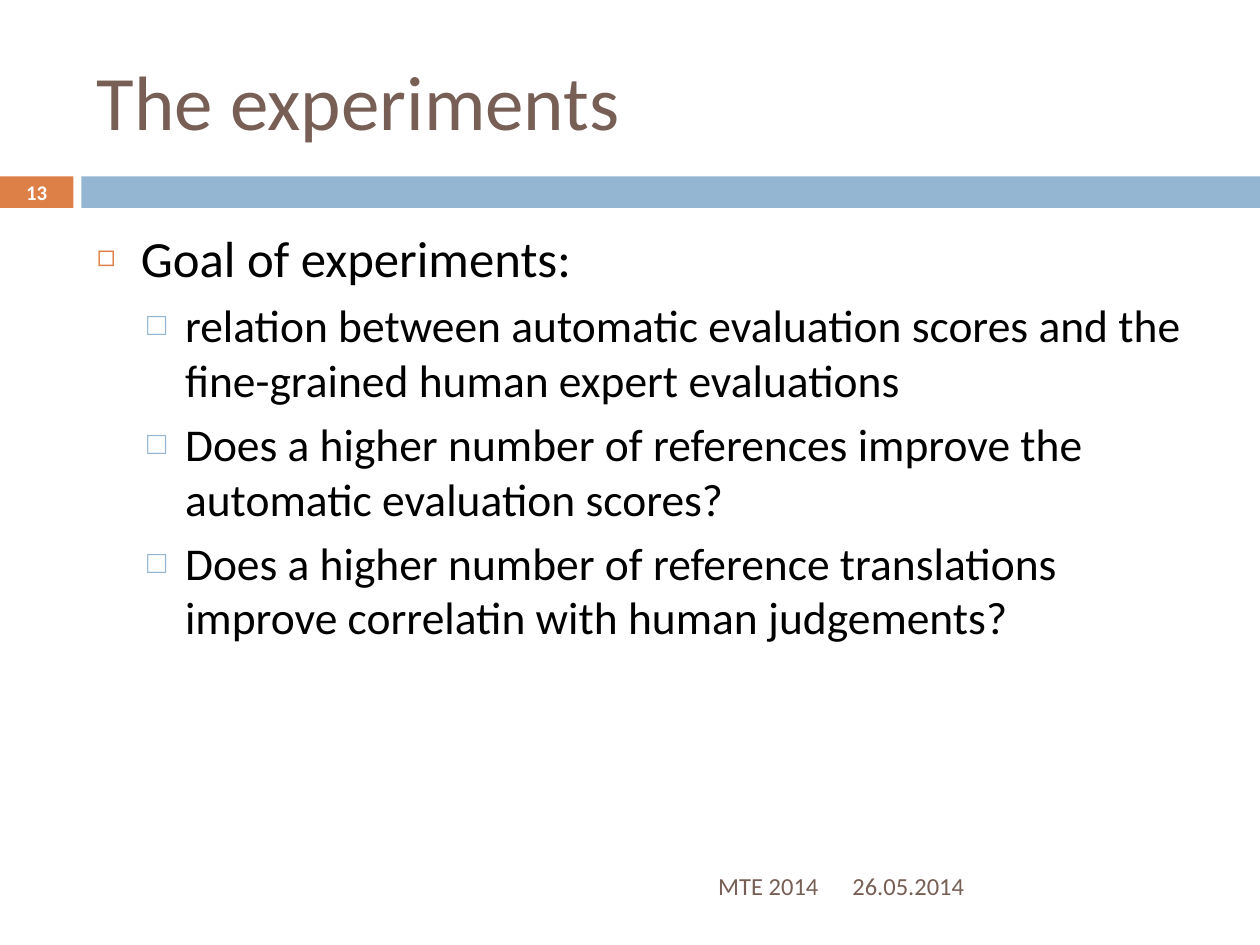
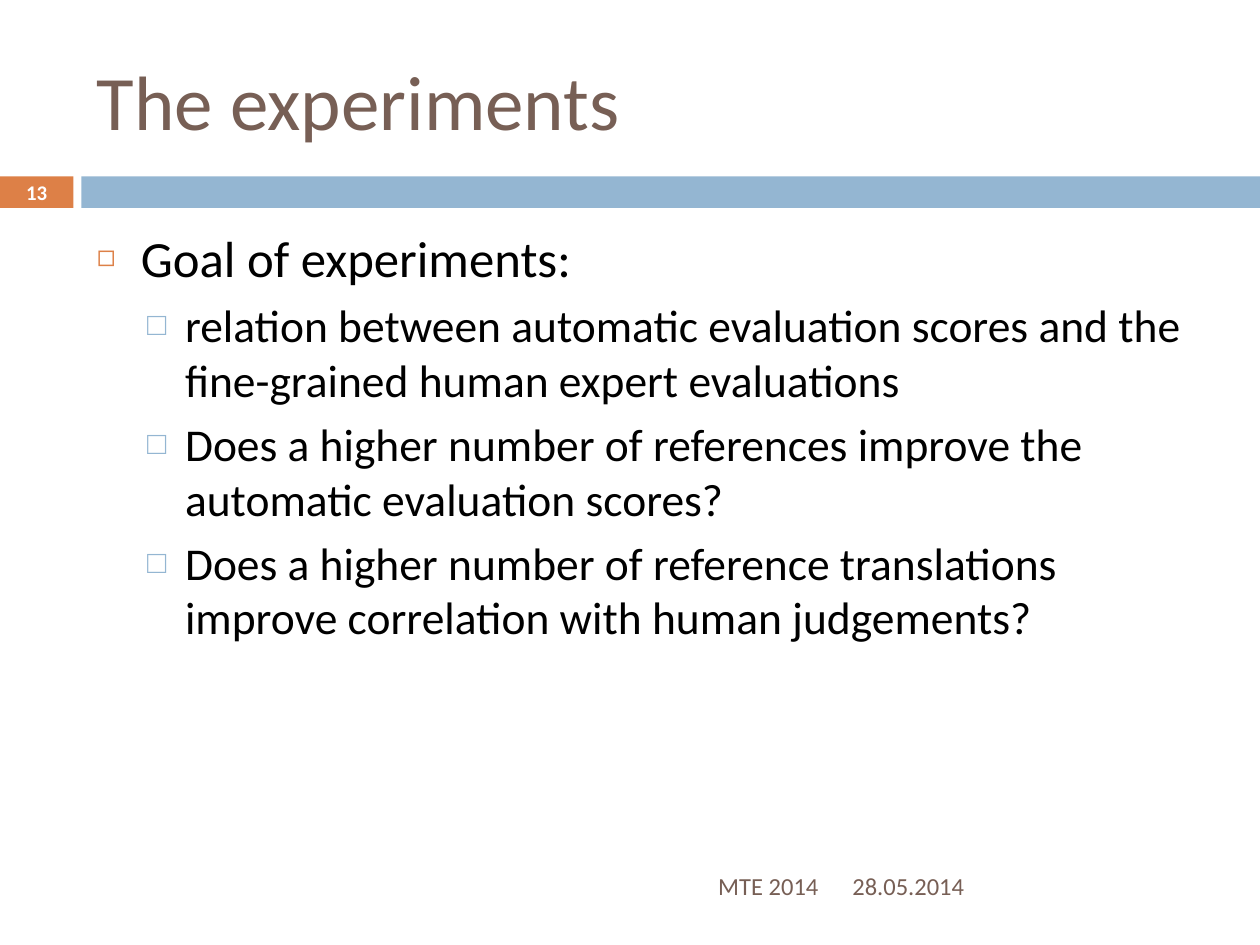
Before and after one commit to MTE2014/MTE2014.github.io, a slide deck: slide 13 of Talks/Session1/07_HumanTranslEvaluation.pptx. Drawn at 1260x945 pixels with LibreOffice and Linux fonts; fonts in the diff are those of the drawing. Boxes give left, top, right and bottom in pixels: in the first picture for what was removed or moved away, otherwise in the second. Text is boxed around its words. In the diff, an @@ line names an element or a change of style, - is before the commit and + after.

```diff
--- a/Talks/Session1/07_HumanTranslEvaluation.pptx
+++ b/Talks/Session1/07_HumanTranslEvaluation.pptx
@@ text at (185,548,1057,642): text changed @@
-  □ Does a higher number of reference translations improve correlatin with human judgements?
+  □ Does a higher number of reference translations improve correlation with human judgements?
@@ text at (852,878,964,895): text changed @@
-26.05.2014
+28.05.2014
```
Also in this commit, not shown: 33 other slides changed.
